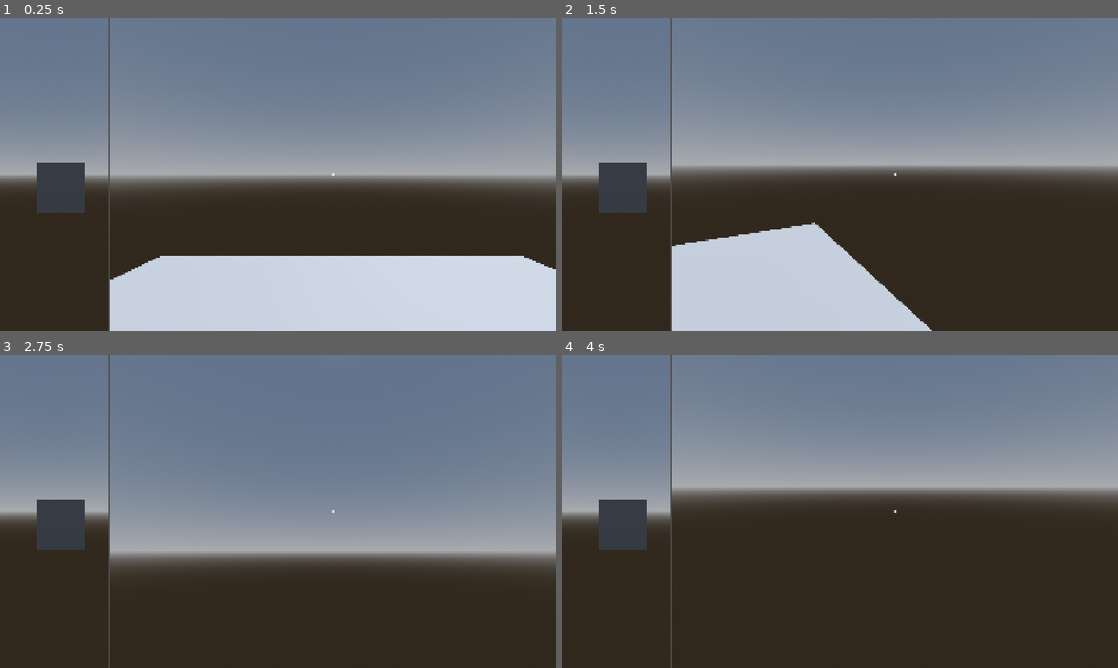
Above: before the commit, frames 1-4 (two rows, left to right).
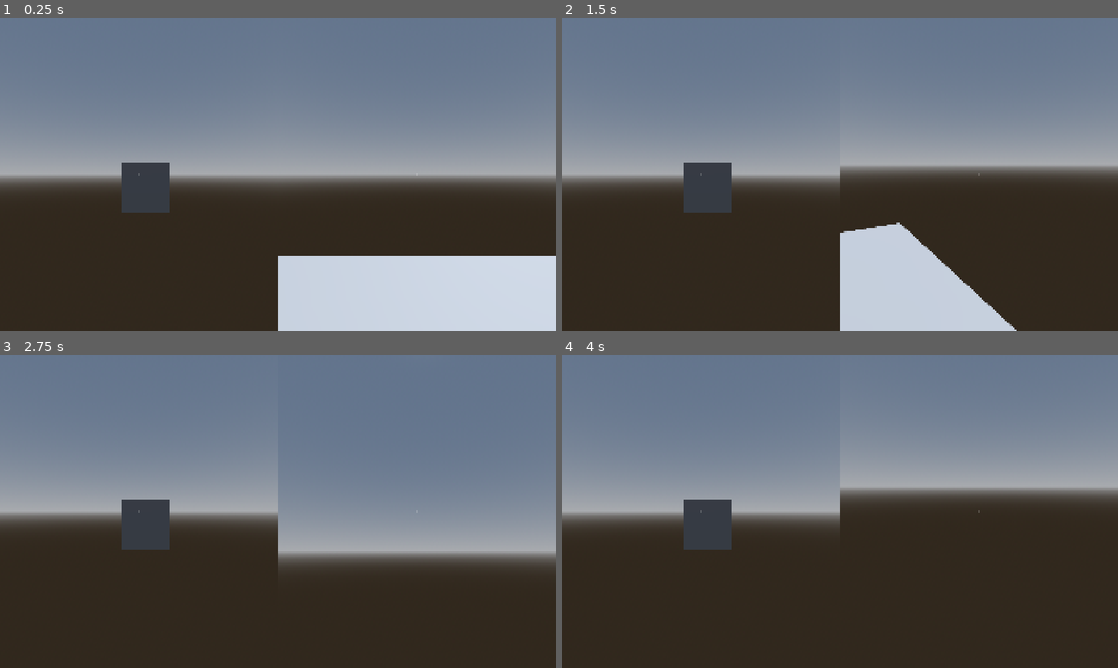
Above: after the commit, the same moments.

Repository: Rionit/MSI-GameJam-2026
Game: Godot game, scene res://scenes/main.tscn
Same seed, same stepped clock (60 frames per second), same inputs: the game is played once before the commit and once after it.
Inputs (mouse positions are in pixels of both pictures, inside the frame that each line leads up to):
- Up to frame 1 (0.25 s): no input
- Up to frame 2 (1.5 s): tap Enter at 0.5 s; move the mouse to (867, 174) at 0.52 s; hold E (interact) 0.53-1.28 s; hold W (move_forward) from 0.53 s (still down); move the mouse to (812, 174) at 1.27 s; tap E (interact) at 1.35 s
- Up to frame 3 (2.75 s): keep holding W (move_forward); move the mouse to (289, 505) at 2.02 s; hold E (interact) from 2.03 s (still down)
- Up to frame 4 (4 s): keep holding W (move_forward); tap Space at 2.75 s; move the mouse to (834, 517) at 2.77 s; release E (interact) at 2.78 s; tap E (interact) at 2.85 s; tap Enter at 3.5 s; move the mouse to (878, 514) at 3.52 s; hold E (interact) from 3.53 s (still down)

The runs differ from the first frame. In frame 1, 9.6% of the frame differs, in the area x 6-100%, y 0-100%; in frame 2, 18%, in the area x 6-82%, y 0-100%; in frame 3, 8.6%; in frame 4, 6.6%.

Commit message:
Added tween to the split screen

Diff:
--- a/scenes/main.tscn
+++ b/scenes/main.tscn
@@ -69,17 +69,16 @@
 size_flags_horizontal = 3
 size_flags_vertical = 3
 script = ExtResource("2_sugp2")
-split_ratio = 0.195
 
 [node name="SubViewportContainerLeft" type="SubViewportContainer" parent="HBoxContainer" unique_id=1271243271]
 layout_mode = 2
 size_flags_horizontal = 3
-size_flags_stretch_ratio = 0.195
+size_flags_stretch_ratio = 0.5
 stretch = true
 
 [node name="SubViewport" type="SubViewport" parent="HBoxContainer/SubViewportContainerLeft" unique_id=1764969003]
 handle_input_locally = false
-size = Vector2i(373, 1080)
+size = Vector2i(958, 1080)
 render_target_update_mode = 4
 
 [node name="UnmovablePlayer" parent="HBoxContainer/SubViewportContainerLeft/SubViewport" unique_id=752721606 instance=ExtResource("1_o5qli")]
@@ -91,12 +90,12 @@
 [node name="SubViewportContainerRight" type="SubViewportContainer" parent="HBoxContainer" unique_id=493460797]
 layout_mode = 2
 size_flags_horizontal = 3
-size_flags_stretch_ratio = 0.805
+size_flags_stretch_ratio = 0.5
 stretch = true
 
 [node name="SubViewport" type="SubViewport" parent="HBoxContainer/SubViewportContainerRight" unique_id=964279091]
 handle_input_locally = false
-size = Vector2i(1543, 1080)
+size = Vector2i(958, 1080)
 render_target_update_mode = 4
 
 [node name="FirstPersonPlayer" parent="HBoxContainer/SubViewportContainerRight/SubViewport" unique_id=1859700186 instance=ExtResource("1_o5qli")]
--- a/scripts/split_screen_controller.gd
+++ b/scripts/split_screen_controller.gd
@@ -10,12 +10,24 @@
 @export_range(0.0, 1.0) var split_ratio: float = 0.5:
 	set(value):
 		split_ratio = value
-		_update_split()
+		if not is_inside_tree():
+			return
+
+		_animate_split_to(value)
+
+@export_category("Tween Settings")
+@export var tween_length := 3.0
+@export var tween_trans : Tween.TransitionType = Tween.TRANS_CUBIC
+@export var tween_ease : Tween.EaseType = Tween.EASE_IN_OUT
+@export_tool_button("Test Split Ratio")
+var _test_split_button = _on_test_button_pressed
+
+var _tween: Tween
 
 func _ready() -> void:
-	_update_split()
+	_update_split(split_ratio)
 
-func _update_split() -> void:
+func _update_split(val: float) -> void:
 	# If using as tool in inspector
 	if !viewport_left and !viewport_right:
 		var children = get_children()
@@ -27,8 +39,23 @@
 
 	if viewport_left and viewport_right:
 		# Apply ratios
-		viewport_left.size_flags_stretch_ratio = max(0.0001, split_ratio)
-		viewport_right.size_flags_stretch_ratio = max(0.0001, 1.0 - split_ratio)
+		viewport_left.size_flags_stretch_ratio = max(0.0001, val)
+		viewport_right.size_flags_stretch_ratio = max(0.0001, 1.0 - val)
+
+func _animate_split_to(target_value: float) -> void:
+	if _tween and _tween.is_valid():
+		_tween.kill()
+
+	# Determine the current actual ratio to start the transition smoothly from where it is
+	var current_ratio = split_ratio
+	var children = get_children()
+	if children.size() >= 2 and children[0] is Control:
+		current_ratio = children[0].size_flags_stretch_ratio
+
+	_tween = create_tween()
+	_tween.set_trans(tween_trans)
+	_tween.set_ease(tween_ease)
+	_tween.tween_method(_update_split, current_ratio, target_value, tween_length)
 
 func _unhandled_input(event: InputEvent) -> void:
 	if Engine.is_editor_hint():
@@ -46,3 +73,12 @@
 	# Intercept global mouse motion and feed it directly into the right SubViewport
 	if event is InputEventMouseMotion and main_viewport:
 		main_viewport.push_input(event)
+
+func _on_test_button_pressed() -> void:
+	# Cycles between 0.5, 0.8, and 0.2 for quick testing
+	if abs(split_ratio - 0.5) < 0.01:
+		split_ratio = 0.8
+	elif abs(split_ratio - 0.8) < 0.01:
+		split_ratio = 0.2
+	else:
+		split_ratio = 0.5
